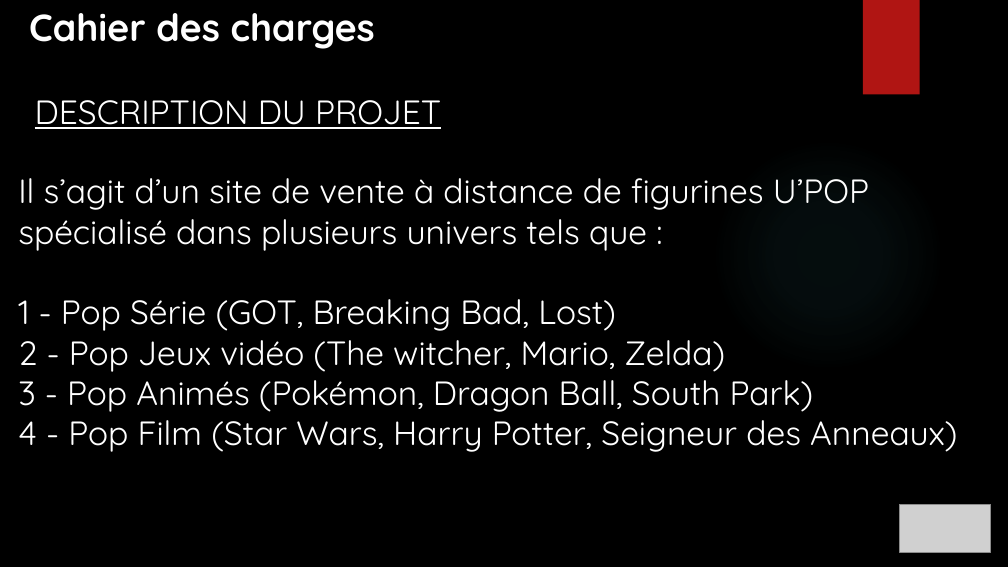
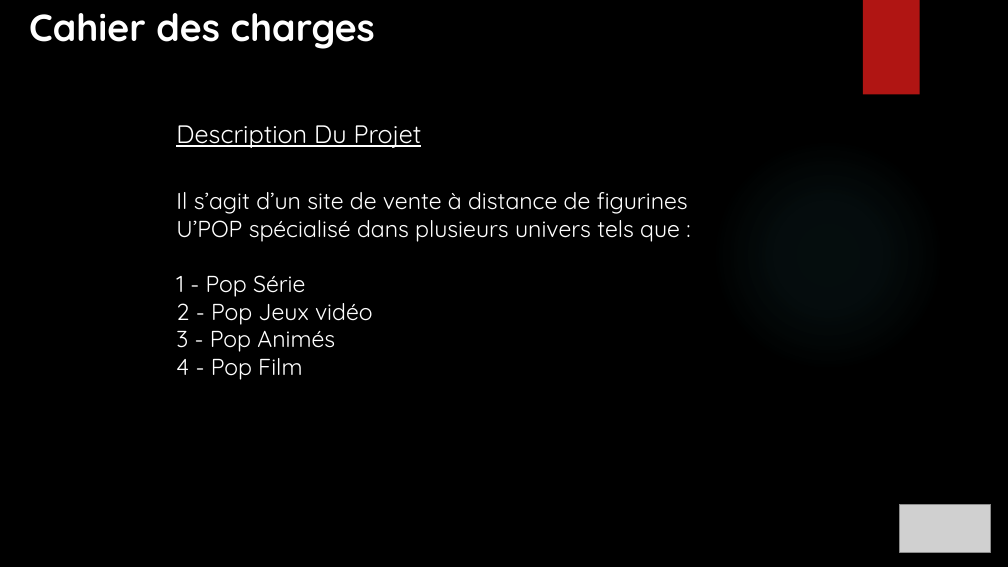
Before and after one commit to ChampemeDylan/UPOP, a slide deck: slide 3 of Présentation UPOP.pptx. Drawn at 1008x567 pixels with LibreOffice and Linux fonts; fonts in the diff are those of the drawing; grey boxes stand for pictures; background and template pictures are left out. Boxes give left, top, right and bottom in pixels: in the first picture for what was removed or moved away, otherwise in the second. Text is boxed around its words. In the diff, an @@ line names an element or a change of style, - is before the commit and + after.

Commit message:
Camille MAJ DIAPO
Ajout tableaux planning
+ 2 eme power Point avec descriptions des taches à la journée

```diff
--- a/Présentation UPOP.pptx
+++ b/Présentation UPOP.pptx
@@ text at (176, 125, 422, 148): text changed; size 32 to 24 pt @@
-DESCRIPTION DU PROJET
+Description Du Projet
@@ text at (176, 192, 688, 380): text changed; size 32 to 22 pt @@
-Il s’agit d’un site de vente à distance de figurines U’POP spécialisé dans plusieurs univers tels que :
-1 - Pop Série (GOT, Breaking Bad, Lost)
-2 - Pop Jeux vidéo (The witcher, Mario, Zelda)
-3 - Pop Animés (Pokémon, Dragon Ball, South Park)
-4 - Pop Film (Star Wars, Harry Potter, Seigneur des Anneaux)
+Il s’agit d’un site de vente à distance de figurines
+U’POP spécialisé dans plusieurs univers tels que :
+1 - Pop Série
+2 - Pop Jeux vidéo
+3 - Pop Animés
+4 - Pop Film
```
Also in this commit, not shown: 10 other slides changed, 3 slides added, 21 slides removed, 1 other file.
